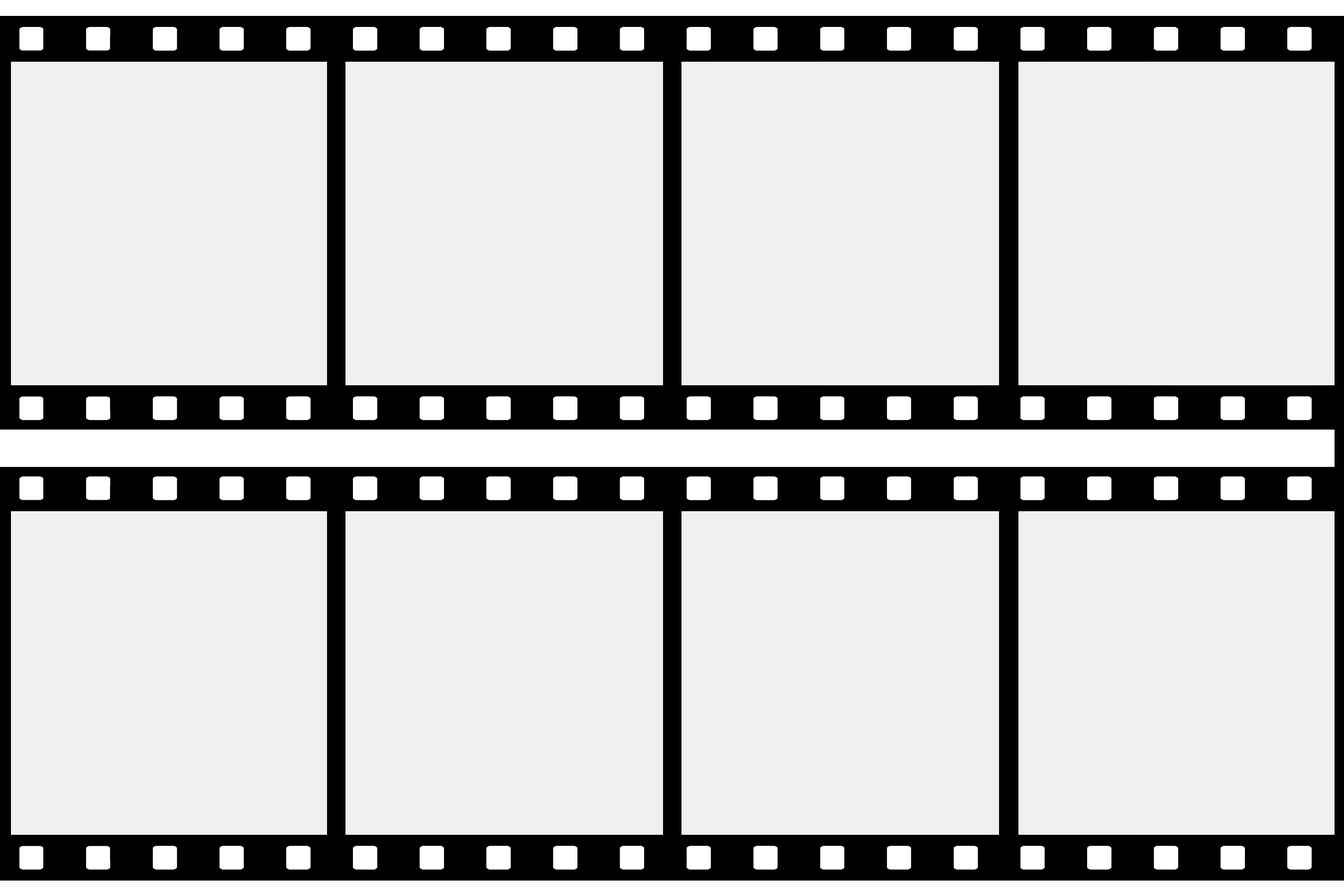
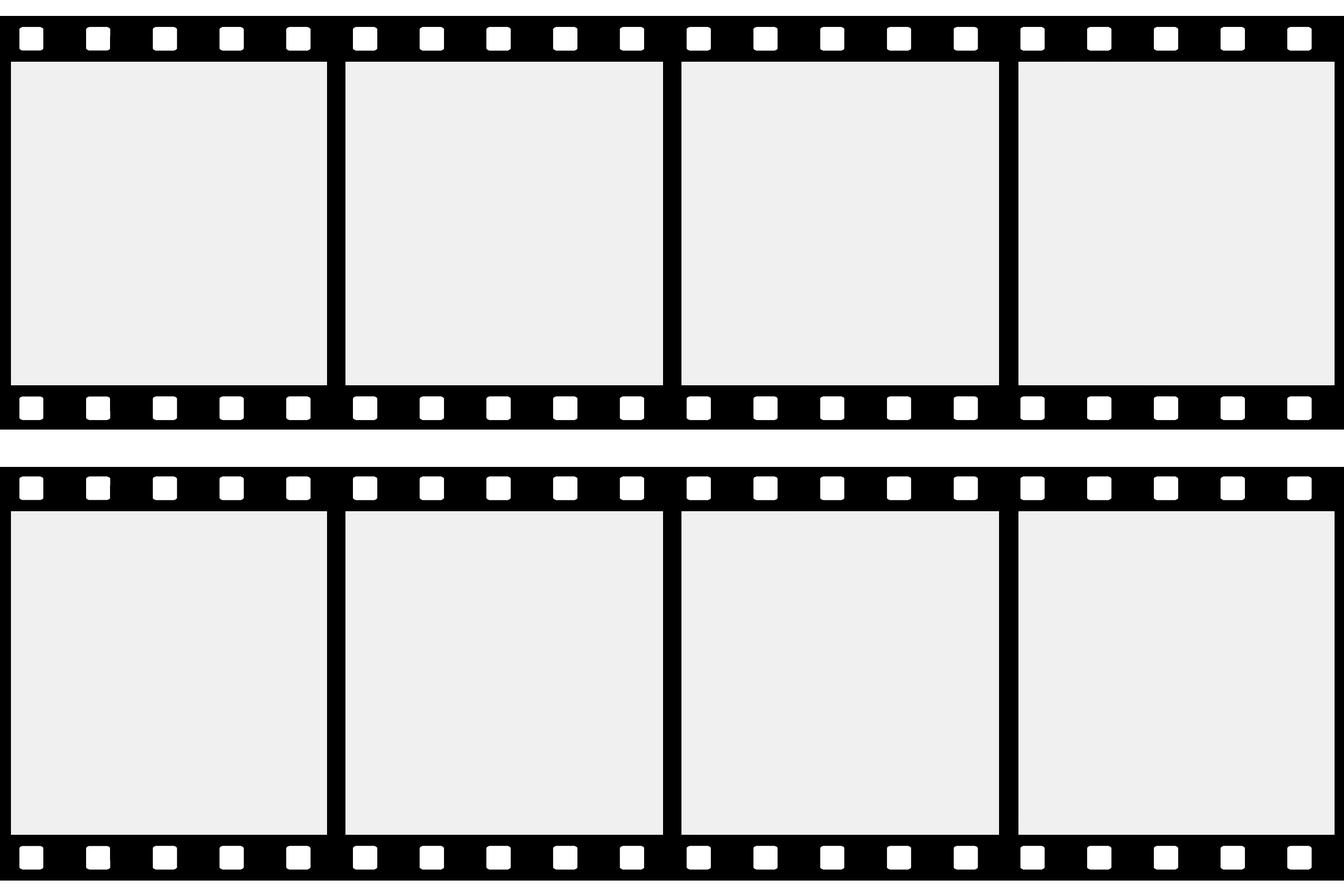
The second (1344, 896) image is a revision of the first. Changes to its layers:
painted on "foreground" over left=1332, top=429, right=1344, bottom=467
